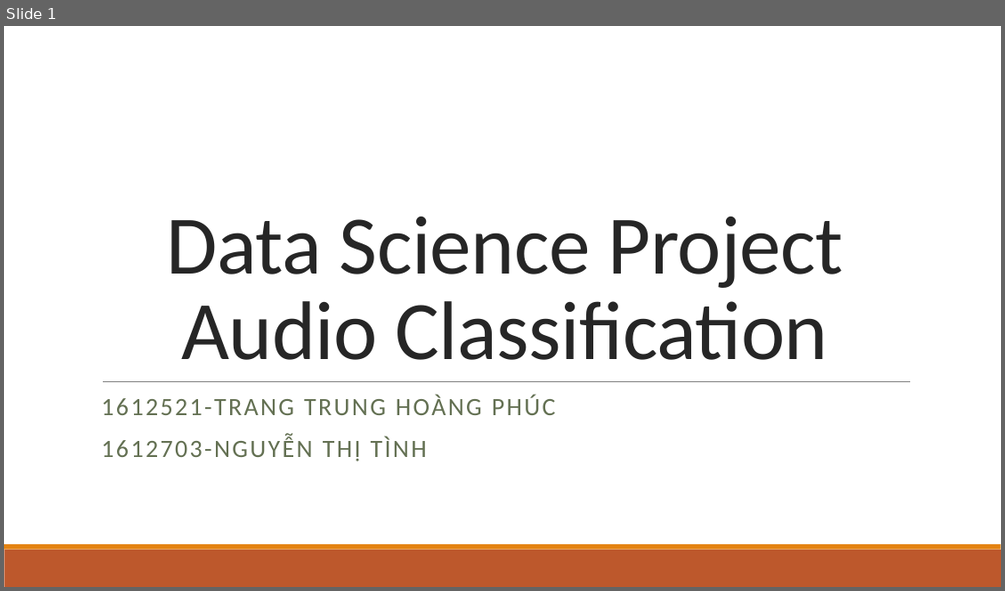
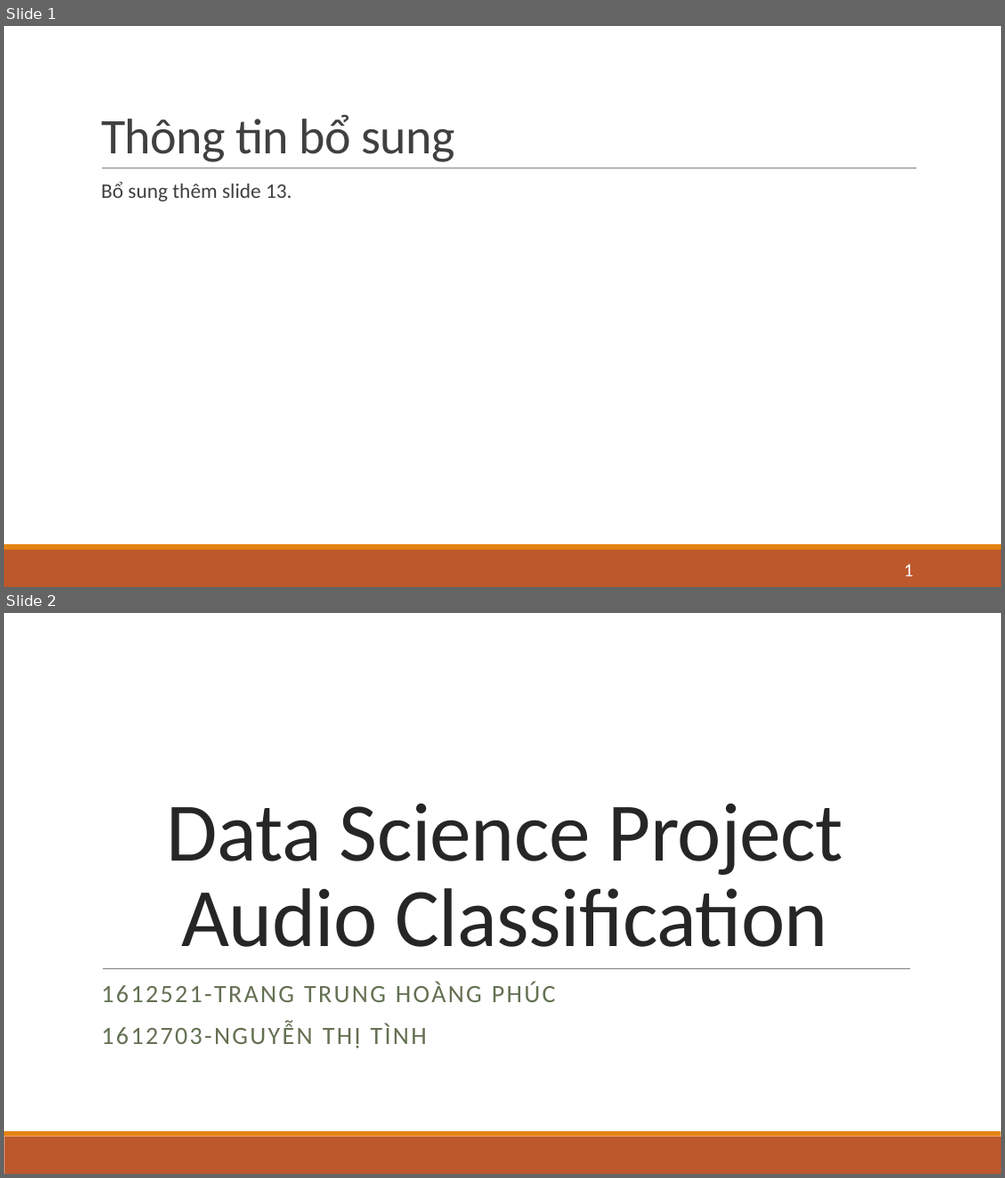
Before and after one commit to hoangphuc1998/DataScienceFinalProject, a slide deck: DataScience.pptx. Shown one above the other, each under a label of ours: slide 1 before the commit, slides 1 and 2 after it. The pictures are 1005x591 and 1005x1178 pixels, drawn with LibreOffice and Linux fonts; fonts in the diff are those of the drawing. Boxes give left, top, right and bottom in pixels: in the first picture for what was removed or moved away, otherwise in the second. Text is boxed around its words. In the diff, an @@ line names an element or a change of style, - is before the commit and + after.

```diff
--- a/DataScience.pptx
+++ b/DataScience.pptx
@@ slide 1 added at (4,26,1001,587), background #FFFFFF; not listed: 2 template elements that a slide beside it also shows @@
@@ title added at (101,114,454,162), 48 pt, text #404040 @@
+Thông tin bổ sung
@@ text added at (101,182,292,201), 20 pt, text #404040 @@
+  Bổ sung thêm slide 13.
@@ line added from (102, 168) to (917, 168), #808080 0.5 pt @@
@@ page number added at (904,564,914,576), 18 pt, text #FFFFFF @@
+1
@@ what was slide 1 is now slide 2 @@
```
Also in this commit, not shown: 15 slides changed, 1 other slide added.
